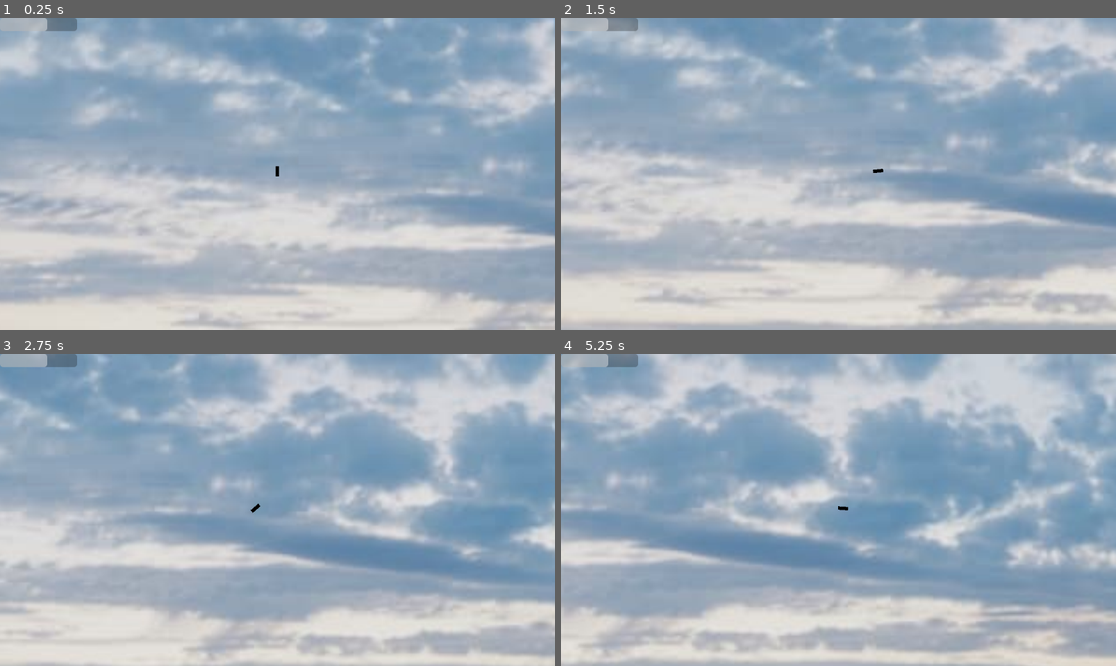
Above: before the commit, frames 1-4 (two rows, left to right).
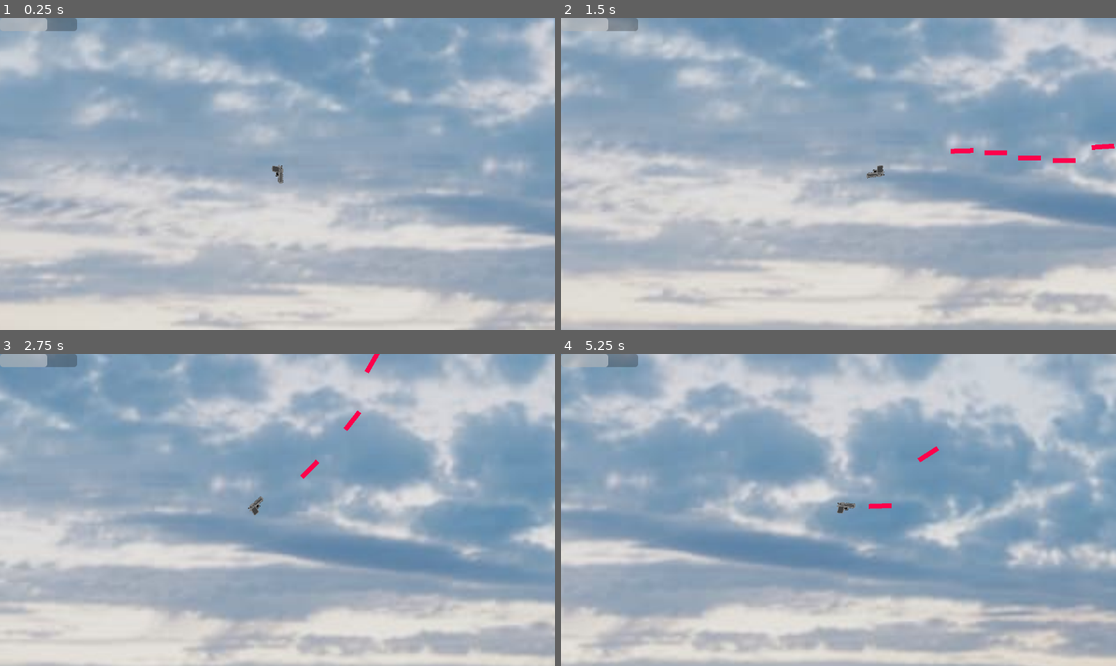
Above: after the commit, the same moments.

Repository: thatshawt/Brackey-gamejam-2024
Game: Godot game, scene res://scenes/boat_scene/boat_scene.tscn
Same seed, same stepped clock (60 frames per second), same inputs: the game is played once before the commit and once after it. The project has no main scene, so this scene is started directly.
Inputs (mouse positions are in pixels of both pictures, inside the frame that each line leads up to):
- Up to frame 1 (0.25 s): no input
- Up to frame 2 (1.5 s): move the mouse to (960, 158) at 0.52 s; press the mouse at (960, 158) at 0.53 s; hold D (MoveRight) from 0.53 s (still down); tap Space (Jump) at 0.77 s; move the mouse to (727, 189) at 1.27 s; release the mouse at (727, 189) at 1.28 s; tap W (Climb) at 1.35 s
- Up to frame 3 (2.75 s): tap Space (Jump) at 1.52 s; move the mouse to (333, 441) at 2.02 s; release D (MoveRight) at 2.03 s; press the mouse at (333, 441) at 2.03 s; hold A (MoveLeft) from 2.03 s (still down)
- Up to frame 4 (5.25 s): move the mouse to (810, 572) at 2.77 s; release A (MoveLeft) at 2.78 s; release the mouse at (810, 572) at 2.78 s; hold D (MoveRight) 2.78-4.28 s; tap W (Climb) at 2.85, 4.35 s; tap Space (Jump) at 3.02, 3.77, 4.52 s; move the mouse to (1005, 556) at 3.52 s; press the mouse at (1005, 556) at 3.53 s; move the mouse to (672, 463) at 4.27 s; release the mouse at (672, 463) at 4.28 s; hold A (MoveLeft) 4.28-5.03 s; move the mouse to (866, 510) at 5.02 s; press the mouse at (866, 510) at 5.03 s; hold D (MoveRight) from 5.03 s (still down)

The runs differ from the first frame. In frame 1, less than 0.1% of the frame differs, in the area x 48-52%, y 46-54%; in frame 2, 0.4%, in the area x 55-100%, y 40-52%; in frame 3, 0.3%; in frame 4, 0.2%.

Commit message:
fixed gun

Diff:
--- a/scenes/player/Player.gd
+++ b/scenes/player/Player.gd
@@ -1,4 +1,6 @@
 extends CharacterBody2D
+
+class_name PlayerNode
 
 #player input
 var paused := false
@@ -76,6 +78,8 @@
 	prev_state = STATES.IDLE
 	current_state = STATES.IDLE
 
+	GlobalScript.the_player = self
+
 func _process(delta):
 	Arm.look_at(Arm.get_global_mouse_position())
 
@@ -210,10 +214,11 @@
 					return
 
 func _spawn_weapon_in_hand():
-	#const WEAPON = preload("res://scenes/weapon/weapon.tscn")
-	#var new_weapon = WEAPON.instantiate()
-	#$Arm/Marker2D.add_child(new_weapon)
-	pass
+	const WEAPON = preload("res://scenes/weapon/weapon.tscn")
+	var new_weapon = WEAPON.instantiate()
+	$Arm/Marker2D.add_child(new_weapon)
+
+	GlobalScript.game_state.hotbar.weapon = new_weapon
 
 func take_damage():
 	health -= 1
@@ -221,7 +226,9 @@
 		queue_free()
 
 func _attack():
-	#Weapon.shoot()
+	var the_weapon = GlobalScript.game_state.hotbar.weapon
+
+	the_weapon.shoot()
 
 	attacking = true
 	await get_tree().create_timer(attack_duration).timeout
--- a/scenes/weapon/weapon.gd
+++ b/scenes/weapon/weapon.gd
@@ -5,7 +5,7 @@
 var level : int = 0
 var current_weapon : weapons
 enum weapons {Bow,Crossbow,Flintlock,Deagle,Shotgun,M16,Rocket_Launcher,Beam_Emitter}
-var weapon_class = Weapon.new()
+#var weapon_class = Weapon.new()
 
 # Called when the node enters the scene tree for the first time.
 func _ready():
@@ -17,9 +17,10 @@
 	pass
 
 func shoot():
-	#const BULLET = preload("res://scenes/player/bullet.tscn")
-	#var new_bullet = BULLET.instantiate()
-	#new_bullet.global_position = $Arm/Marker2D.global_position
-	#new_bullet.global_rotation = $Arm/Marker2D.global_rotation
-	#$Arm/Marker2D.add_child(new_bullet)
-	pass
+	var marker_thang: Marker2D = GlobalScript.the_player.Arm.get_node("Marker2D")
+
+	const BULLET = preload("res://scenes/player/bullet.tscn")
+	var new_bullet = BULLET.instantiate()
+	new_bullet.global_position = marker_thang.global_position
+	new_bullet.global_rotation = marker_thang.global_rotation
+	marker_thang.add_child(new_bullet)
--- a/scripts_maybe/GlobalScript.gd
+++ b/scripts_maybe/GlobalScript.gd
@@ -16,6 +16,8 @@
 class ShipState:
 	var max_hp: float = 100.0
 	var hp: float = 100.0
+
+
 
 	func _init():
 		SignalBus.ship_damage_hp.connect(on_ship_dmg)
@@ -41,6 +43,8 @@
 @onready
 var game_state = GlobalScript.GameState.new()
 
+var the_player: PlayerNode
+
 func _ready():
 	#SignalBus.weapon_change.connect(game_state.weapon_change)
 	#SignalBus.weapon_change.emit(Weapon.weapons.Bow)
